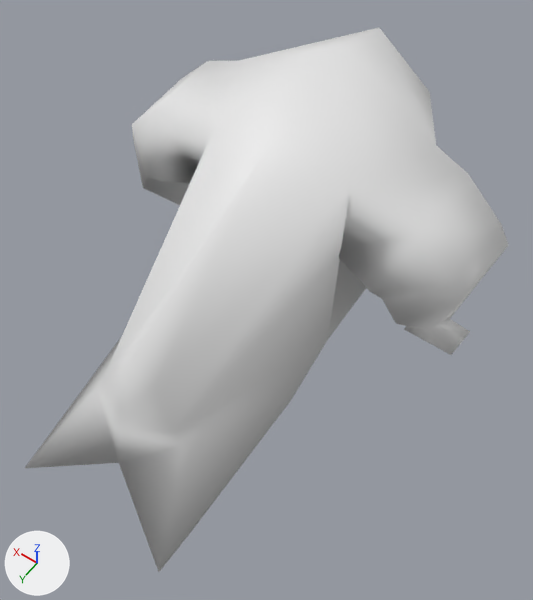
A saved change to the Blender file monsters/voidboi/voidboi_v2.blend.
Camera for both pictures: a 50 mm lens placed at (-3.72, 3.64, 8.64), pointed at (-0.48, -0.9, 1.51). The lights are fixed; the arrows at lower left show +X, +Y and +Z. The first picture is the older version.

Script lines for the objects in view, before the commit:
```python
mat_material = principled_material('Material')
mat_material.base_color = (0.8, 0.8, 0.8)  # white #e7e7e7
me_cube = bpy.data.meshes.new('Cube')
me_cube.from_pydata(...)  # 49 vertices, 42 faces; spans x 0.0..2.61, y -4.3..2.11, z -0.01..3.71
me_cube.polygons.foreach_set('use_smooth', [True] * 42)
me_cube.materials.append(mat_material)  # white #e7e7e7
ob_cube = bpy.data.objects.new('Cube', me_cube)
ob_cube.location = (0.01, 0.0, 0.01)
ob_cube.scale = (0.995, 0.995, 0.995)
_m = ob_cube.modifiers.new('Mirror', 'MIRROR')
_m.use_clip = True
```
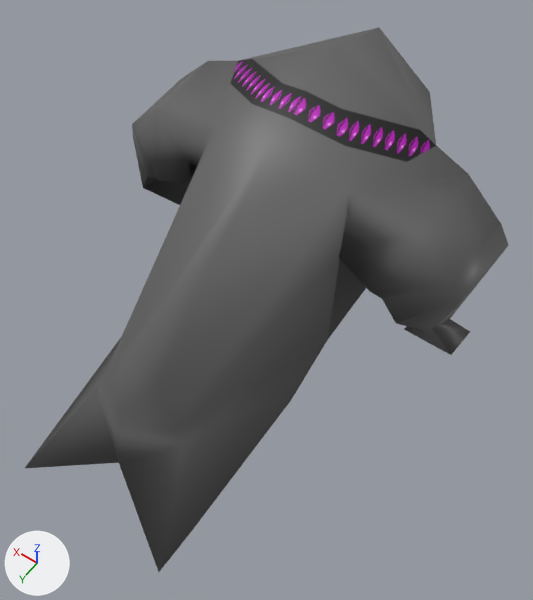
Commit message: more voidboi stuff

Boxes [x1, y1, x2, y2] around the edits, measured in the pictures (533 x 600 px):
'Cube', surface changed (white to grey): [25, 28, 508, 572] in both

The edits, one by one:
Picture 'voidboi_v2_atlus.png' (img_voidboi_v2_atlus_png) is new.
In material 'Material' (mat_material), base_color is no longer (0.8, 0.8, 0.8), white #e7e7e7.
In material 'Material' (mat_material), texture is now set to img_voidboi_v2_atlus_png.
me_cube has 49 vertices, 42 faces and spans x 0.0..2.61, y -4.3..2.11, z -0.01..3.71.
me_cube is used by ob_cube; location (0.01, 0.0, 0.01); scale (0.995, 0.995, 0.995).
me_cube part 1: texture (UV) coordinates of 41 of 42 faces, centred in x 0.21..2.49, y -4.2..1.49, z -0.01..3.23, changed; they spanned u 0.25..0.75, v 0.38..0.88 and now span u 0.14..1.0, v 0.39..1.0.
